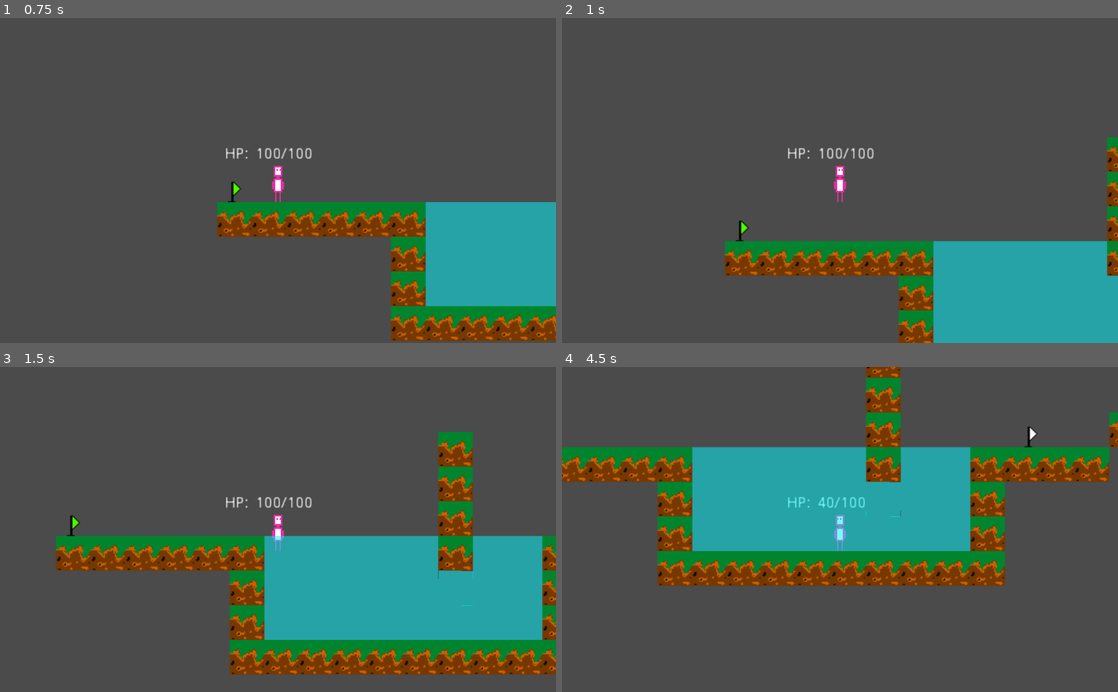
Above: before the commit, frames 1-4 (two rows, left to right).
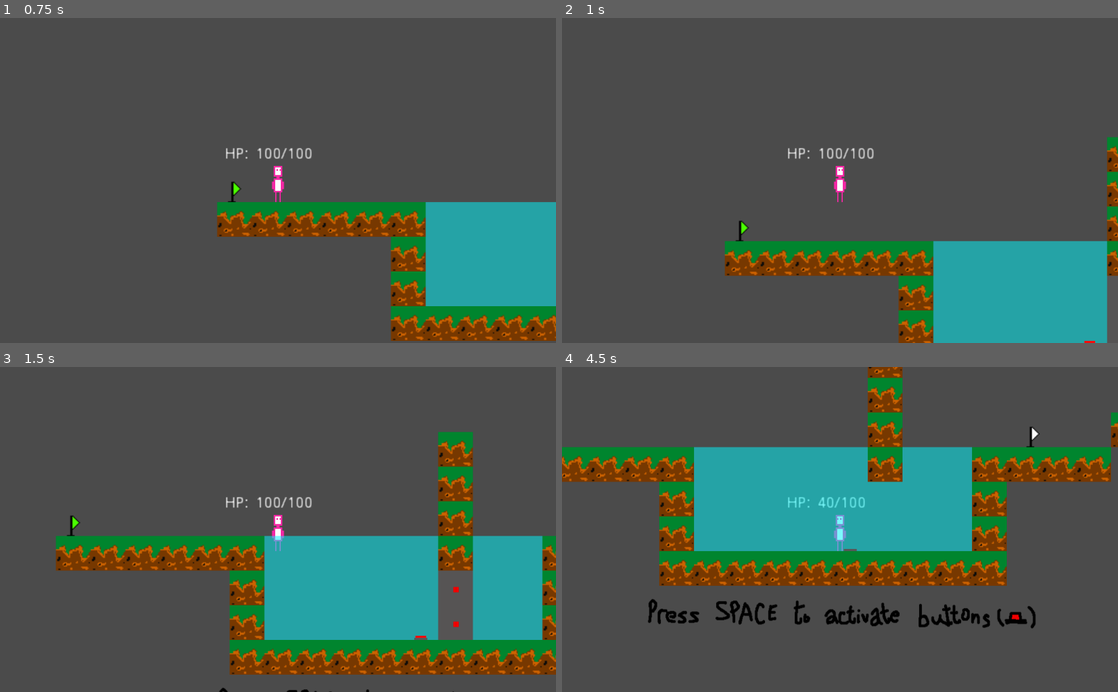
Above: after the commit, the same moments.

Repository: aneeshdurg/KarmicCircle-godot
Game: Godot game, scene res://Scenes/Level3.tscn
The game is run twice, just before and just after one commit, with the same random seed, the same clock (stepped at 60 frames per second) and the same inputs. This scene is started directly instead of the project's main scene.
Inputs:
- Up to frame 1 (0.75 s): tap Enter at 0.5 s; hold Right (move_right) from 0.53 s (still down); hold Space (interact, bound only after the commit) from 0.53 s (still down)
- Up to frame 2 (1 s): keep holding Right (move_right); keep holding Space (interact, bound only after the commit); tap Up (jump) at 0.77, 0.8 s
- Up to frame 3 (1.5 s): keep holding Right (move_right); tap Up (jump) at 1.07, 1.35 s; release Space (interact, bound only after the commit) at 1.28 s
- Up to frame 4 (4.5 s): tap Up (jump) at 1.52, 1.82, 2.3, 3.02, 3.32 s; tap Space (interact, bound only after the commit) at 1.55, 2.85, 4.35 s; release Right (move_right) at 2.03 s; hold Left (move_left) 2.03-2.78 s; hold Space (interact, bound only after the commit) 2.03-2.78 s; hold Right (move_right) 2.78-4.28 s; hold Up (jump) 3.53-4.28 s; hold Left (move_left) from 4.28 s (still down)

Frame 1 is identical in both runs. In frame 2, 0.4% of the frame differs, in the area x 93-100%, y 79-100%; in frame 3, 1.4%; in frame 4, 7.0%, in the area x 0-100%, y 0-81%.

Commit message:
Working buttons

Diff:
--- /dev/null
+++ b/Button.gd
@@ -0,0 +1,21 @@
+extends Area2D
+
+signal ButtonPressed()
+
+func _ready():
+	pass
+
+func press():
+	$active.visible = true
+	$inactive.visible = false
+	print("signaled")
+	emit_signal("ButtonPressed")
+
+func _on_Button_body_entered(body):
+	if body.name == "Player":
+		body.button_enter(self)
+
+
+func _on_Button_body_exited(body):
+	if body.name == "Player":
+		body.button_exit(self)
--- /dev/null
+++ b/Button.tscn
@@ -0,0 +1,25 @@
+[gd_scene load_steps=5 format=2]
+
+[ext_resource path="res://sprite/button/inactive.png" type="Texture" id=1]
+[ext_resource path="res://sprite/button/active.png" type="Texture" id=2]
+[ext_resource path="res://Button.gd" type="Script" id=3]
+
+[sub_resource type="RectangleShape2D" id=1]
+extents = Vector2( 8, 8 )
+
+[node name="Button" type="Area2D"]
+script = ExtResource( 3 )
+
+[node name="CollisionShape2D" type="CollisionShape2D" parent="."]
+shape = SubResource( 1 )
+
+[node name="inactive" type="Sprite" parent="."]
+position = Vector2( 0, -8 )
+texture = ExtResource( 1 )
+
+[node name="active" type="Sprite" parent="."]
+visible = false
+position = Vector2( 0, -8 )
+texture = ExtResource( 2 )
+[connection signal="body_entered" from="." to="." method="_on_Button_body_entered"]
+[connection signal="body_exited" from="." to="." method="_on_Button_body_exited"]
--- /dev/null
+++ b/LockedTile.gd
@@ -0,0 +1,13 @@
+extends StaticBody2D
+
+export var button: NodePath
+
+func buttonpress():
+	print("unlocked!")
+	$collider.set_deferred("disabled", true)
+	$blocked.visible = false
+
+# Called when the node enters the scene tree for the first time.
+func _ready():
+	print("connecting to ", button)
+	get_node(button).connect("ButtonPressed", self, "buttonpress")
--- /dev/null
+++ b/LockedTile.tscn
@@ -0,0 +1,16 @@
+[gd_scene load_steps=4 format=2]
+
+[ext_resource path="res://sprite/button/blocked.png" type="Texture" id=1]
+[ext_resource path="res://LockedTile.gd" type="Script" id=2]
+
+[sub_resource type="RectangleShape2D" id=1]
+extents = Vector2( 16, 16 )
+
+[node name="LockedTile" type="StaticBody2D"]
+script = ExtResource( 2 )
+
+[node name="collider" type="CollisionShape2D" parent="."]
+shape = SubResource( 1 )
+
+[node name="blocked" type="Sprite" parent="."]
+texture = ExtResource( 1 )
--- a/MainScene.tscn
+++ b/MainScene.tscn
@@ -14,6 +14,10 @@
 [ext_resource path="res://sprite/signs/lvl1/goal.png" type="Texture" id=12]
 
 [node name="MainScene" type="Node2D"]
+position = Vector2( -224, 32 )
+__meta__ = {
+"_edit_horizontal_guides_": [  ]
+}
 
 [node name="Player" parent="." instance=ExtResource( 1 )]
 
@@ -24,43 +28,61 @@
 [node name="Tiles" type="Node" parent="."]
 
 [node name="StaticBody2D" parent="Tiles" instance=ExtResource( 2 )]
-position = Vector2( 0, 40 )
+position = Vector2( -224, 72 )
 
 [node name="StaticBody2D2" parent="Tiles" instance=ExtResource( 2 )]
-position = Vector2( 32, 40 )
+position = Vector2( -192, 72 )
 
 [node name="StaticBody2D3" parent="Tiles" instance=ExtResource( 2 )]
-position = Vector2( 64, 40 )
+position = Vector2( -160, 72 )
 
 [node name="StaticBody2D4" parent="Tiles" instance=ExtResource( 2 )]
-position = Vector2( 96, 40 )
+position = Vector2( -128, 72 )
 
 [node name="StaticBody2D5" parent="Tiles" instance=ExtResource( 2 )]
-position = Vector2( 128, 40 )
+position = Vector2( -96, 72 )
 
 [node name="StaticBody2D11" parent="Tiles" instance=ExtResource( 2 )]
-position = Vector2( 160, 40 )
+position = Vector2( -64, 72 )
 
 [node name="StaticBody2D12" parent="Tiles" instance=ExtResource( 2 )]
-position = Vector2( 192, 40 )
+position = Vector2( -32, 72 )
 
 [node name="StaticBody2D13" parent="Tiles" instance=ExtResource( 2 )]
-position = Vector2( 224, 40 )
+position = Vector2( 0, 72 )
+
+[node name="StaticBody2D43" parent="Tiles" instance=ExtResource( 2 )]
+position = Vector2( 32, 72 )
+
+[node name="StaticBody2D44" parent="Tiles" instance=ExtResource( 2 )]
+position = Vector2( 64, 72 )
+
+[node name="StaticBody2D45" parent="Tiles" instance=ExtResource( 2 )]
+position = Vector2( 96, 72 )
+
+[node name="StaticBody2D46" parent="Tiles" instance=ExtResource( 2 )]
+position = Vector2( 32, 72 )
+
+[node name="StaticBody2D47" parent="Tiles" instance=ExtResource( 2 )]
+position = Vector2( 64, 72 )
+
+[node name="StaticBody2D48" parent="Tiles" instance=ExtResource( 2 )]
+position = Vector2( 96, 72 )
 
 [node name="StaticBody2D14" parent="Tiles" instance=ExtResource( 2 )]
-position = Vector2( 256, 40 )
+position = Vector2( 128, 72 )
 
 [node name="StaticBody2D15" parent="Tiles" instance=ExtResource( 2 )]
-position = Vector2( 288, 40 )
+position = Vector2( 160, 72 )
 
 [node name="StaticBody2D16" parent="Tiles" instance=ExtResource( 2 )]
-position = Vector2( 320, 40 )
+position = Vector2( 192, 72 )
 
 [node name="StaticBody2D19" parent="Tiles" instance=ExtResource( 2 )]
-position = Vector2( 480, 24 )
+position = Vector2( 352, 56 )
 
 [node name="StaticBody2D20" parent="Tiles" instance=ExtResource( 2 )]
-position = Vector2( 512, 24 )
+position = Vector2( 384, 56 )
 
 [node name="StaticBody2D21" parent="Tiles" instance=ExtResource( 2 )]
 position = Vector2( 544, 24 )
@@ -68,6 +90,18 @@
 [node name="StaticBody2D22" parent="Tiles" instance=ExtResource( 2 )]
 position = Vector2( 576, 24 )
 
+[node name="StaticBody2D41" parent="Tiles" instance=ExtResource( 2 )]
+position = Vector2( 480, 24 )
+
+[node name="StaticBody2D42" parent="Tiles" instance=ExtResource( 2 )]
+position = Vector2( 512, 24 )
+
+[node name="StaticBody2D50" parent="Tiles" instance=ExtResource( 2 )]
+position = Vector2( 416, 24 )
+
+[node name="StaticBody2D51" parent="Tiles" instance=ExtResource( 2 )]
+position = Vector2( 448, 24 )
+
 [node name="StaticBody2D25" parent="Tiles" instance=ExtResource( 2 )]
 position = Vector2( 720, 24 )
 
@@ -123,31 +157,31 @@
 position = Vector2( 640, 24 )
 
 [node name="StaticBody2D17" parent="Tiles" instance=ExtResource( 2 )]
-position = Vector2( 384, 40 )
+position = Vector2( 256, 72 )
 
 [node name="StaticBody2D18" parent="Tiles" instance=ExtResource( 2 )]
-position = Vector2( 416, 40 )
+position = Vector2( 288, 72 )
 
 [node name="StaticBody2D6" parent="Tiles" instance=ExtResource( 5 )]
-position = Vector2( -40, 32 )
+position = Vector2( -264, 64 )
 
 [node name="StaticBody2D7" parent="Tiles" instance=ExtResource( 5 )]
-position = Vector2( -40, -16 )
+position = Vector2( -264, 16 )
 
 [node name="StaticBody2D8" parent="Tiles" instance=ExtResource( 5 )]
-position = Vector2( -40, -64 )
+position = Vector2( -264, -32 )
 
 [node name="StaticBody2D9" parent="Tiles" instance=ExtResource( 5 )]
-position = Vector2( -40, -112 )
+position = Vector2( -216, -80 )
 
 [node name="StaticBody2D10" parent="Tiles" instance=ExtResource( 5 )]
-position = Vector2( -40, 80 )
+position = Vector2( -264, 112 )
 
 [node name="Area2D6" parent="Tiles" instance=ExtResource( 8 )]
-position = Vector2( 360, 40 )
+position = Vector2( 232, 72 )
 
 [node name="Area2D7" parent="Tiles" instance=ExtResource( 8 )]
-position = Vector2( 440, 40 )
+position = Vector2( 312, 72 )
 
 [node name="Area2D8" parent="Tiles" instance=ExtResource( 8 )]
 position = Vector2( 680, 16 )
@@ -159,17 +193,17 @@
 position = Vector2( 1224, -96 )
 
 [node name="logo" type="Sprite" parent="."]
-position = Vector2( -136, -24 )
+position = Vector2( -200, -128 )
 z_index = -1
 texture = ExtResource( 4 )
 
 [node name="Checkpoints" type="Node" parent="."]
 
 [node name="CP0" parent="Checkpoints" instance=ExtResource( 7 )]
-position = Vector2( 0, 16 )
+position = Vector2( -224, 48 )
 
 [node name="CP1" parent="Checkpoints" instance=ExtResource( 7 )]
-position = Vector2( 480, 0 )
+position = Vector2( 352, 32 )
 
 [node name="CP2" parent="Checkpoints" instance=ExtResource( 7 )]
 position = Vector2( 640, 0 )
@@ -182,30 +216,30 @@
 [node name="Messages" type="Node" parent="."]
 
 [node name="movement" type="Sprite" parent="Messages"]
-position = Vector2( 120, -40 )
+position = Vector2( -104, -8 )
 scale = Vector2( 0.480366, 0.516667 )
 z_index = -1
 texture = ExtResource( 3 )
 
 [node name="jump" type="Sprite" parent="Messages"]
-position = Vector2( 408, -72 )
+position = Vector2( 288, -46 )
 scale = Vector2( 0.50625, 0.37037 )
 z_index = -1
 texture = ExtResource( 6 )
 
 [node name="jump_hint" type="Sprite" parent="Messages"]
-position = Vector2( 416, -64 )
+position = Vector2( 296, -38 )
 scale = Vector2( 0.367188, 0.25 )
 z_index = -1
 texture = ExtResource( 9 )
 
-[node name="checkpoints" type="Sprite" parent="Messages/jump_hint"]
-position = Vector2( 849.701, 96 )
-scale = Vector2( 1.02005, 1.5 )
+[node name="checkpoints" type="Sprite" parent="Messages"]
+position = Vector2( 728, -40 )
+scale = Vector2( 0.37455, 0.375 )
 z_index = -1
 texture = ExtResource( 10 )
 
-[node name="goal" type="Sprite" parent="."]
+[node name="goal" type="Sprite" parent="Messages"]
 position = Vector2( 1112, -56 )
 scale = Vector2( 0.408621, 0.403846 )
 z_index = -1
--- a/Player.gd
+++ b/Player.gd
@@ -64,6 +64,7 @@
 var hp : float = 100
 
 var cause = null
+var curr_button = null
 
 func setSprite(props):
 	for k in Sprites:
@@ -99,6 +100,9 @@
 func _physics_process (delta):
 	if popup_active:
 		return
+
+	if Input.is_action_pressed("interact") and curr_button != null:
+		curr_button.press()
 	# reset horizontal velocity
 	vel.x = 0
 
@@ -198,9 +202,14 @@
 	get_node("UI/Health").text = "100/100"
 	position = CP.position
 
-
 	hp = 100
 	setSprite(curr_props)
 	setCollision(curr_props)
 	popup_active = false
 	yield(Death, "DeathAnimationDone")
+
+func button_enter(button):
+	curr_button = button
+
+func button_exit(button):
+	curr_button = null
--- a/Scenes/Level2.tscn
+++ b/Scenes/Level2.tscn
@@ -1,8 +1,9 @@
-[gd_scene load_steps=8 format=2]
+[gd_scene load_steps=9 format=2]
 
 [ext_resource path="res://Player.tscn" type="PackedScene" id=1]
 [ext_resource path="res://Tile.tscn" type="PackedScene" id=2]
 [ext_resource path="res://sprite/signs/lvl2/swimming.png" type="Texture" id=3]
+[ext_resource path="res://sprite/signs/lvl2/thesoul.png" type="Texture" id=4]
 [ext_resource path="res://InvisibleWall.tscn" type="PackedScene" id=5]
 [ext_resource path="res://Checkpoint.tscn" type="PackedScene" id=7]
 [ext_resource path="res://Water.tscn" type="PackedScene" id=10]
@@ -171,15 +172,14 @@
 [node name="Area2D20" parent="Tiles" instance=ExtResource( 10 )]
 position = Vector2( 352, 104 )
 
-[node name="Area2D21" parent="Tiles" instance=ExtResource( 10 )]
-position = Vector2( 352, 72 )
-rotation = 0.00952875
-
 [node name="Area2D22" parent="Tiles" instance=ExtResource( 10 )]
 position = Vector2( 384, 40 )
 
 [node name="Area2D23" parent="Tiles" instance=ExtResource( 10 )]
 position = Vector2( 384, 72 )
+
+[node name="Area2D25" parent="Tiles" instance=ExtResource( 10 )]
+position = Vector2( 352, 72 )
 
 [node name="Area2D24" parent="Tiles" instance=ExtResource( 10 )]
 position = Vector2( 384, 104 )
@@ -213,6 +213,7 @@
 [node name="Goal" parent="Checkpoints" instance=ExtResource( 11 )]
 position = Vector2( 608, -16 )
 z_index = -1
+file_path = "res://Scenes/Level3.tscn"
 
 [node name="Messages" type="Node" parent="."]
 
@@ -221,3 +222,8 @@
 scale = Vector2( 0.532051, 0.65 )
 z_index = -1
 texture = ExtResource( 3 )
+
+[node name="thesoul" type="Sprite" parent="."]
+position = Vector2( 64, -80 )
+scale = Vector2( 0.5, 0.5 )
+texture = ExtResource( 4 )
--- a/Scenes/Level3.tscn
+++ b/Scenes/Level3.tscn
@@ -1,13 +1,16 @@
-[gd_scene load_steps=7 format=2]
+[gd_scene load_steps=10 format=2]
 
 [ext_resource path="res://Player.tscn" type="PackedScene" id=1]
 [ext_resource path="res://Tile.tscn" type="PackedScene" id=2]
+[ext_resource path="res://LockedTile.tscn" type="PackedScene" id=3]
+[ext_resource path="res://Button.tscn" type="PackedScene" id=4]
 [ext_resource path="res://InvisibleWall.tscn" type="PackedScene" id=5]
+[ext_resource path="res://sprite/signs/lvl3/buttons.png" type="Texture" id=6]
 [ext_resource path="res://Checkpoint.tscn" type="PackedScene" id=7]
 [ext_resource path="res://Water.tscn" type="PackedScene" id=10]
 [ext_resource path="res://Goal.tscn" type="PackedScene" id=11]
 
-[node name="Level2" type="Node2D"]
+[node name="Level3" type="Node2D"]
 
 [node name="Player" parent="." instance=ExtResource( 1 )]
 
@@ -170,15 +173,11 @@
 [node name="Area2D20" parent="Tiles" instance=ExtResource( 10 )]
 position = Vector2( 352, 104 )
 
-[node name="Area2D21" parent="Tiles" instance=ExtResource( 10 )]
-position = Vector2( 352, 72 )
-rotation = 0.00952875
-
 [node name="Area2D22" parent="Tiles" instance=ExtResource( 10 )]
 position = Vector2( 384, 40 )
 
 [node name="Area2D23" parent="Tiles" instance=ExtResource( 10 )]
-position = Vector2( 384, 72 )
+position = Vector2( 352, 72 )
 
 [node name="Area2D24" parent="Tiles" instance=ExtResource( 10 )]
 position = Vector2( 384, 104 )
@@ -186,8 +185,11 @@
 [node name="Area2D26" parent="Tiles" instance=ExtResource( 10 )]
 position = Vector2( 416, 40 )
 
+[node name="Area2D29" parent="Tiles" instance=ExtResource( 10 )]
+position = Vector2( 416, 72 )
+
 [node name="Area2D27" parent="Tiles" instance=ExtResource( 10 )]
-position = Vector2( 416, 72 )
+position = Vector2( 384, 72 )
 
 [node name="Area2D28" parent="Tiles" instance=ExtResource( 10 )]
 position = Vector2( 416, 104 )
@@ -214,3 +216,22 @@
 z_index = -1
 
 [node name="Messages" type="Node" parent="."]
+
+[node name="Button" parent="." instance=ExtResource( 4 )]
+position = Vector2( 320, 112 )
+z_index = 1
+
+[node name="LockedTile" parent="." instance=ExtResource( 3 )]
+position = Vector2( 352, 72 )
+z_index = 1
+button = NodePath("../../Level3/Button")
+
+[node name="LockedTile2" parent="." instance=ExtResource( 3 )]
+position = Vector2( 352, 104 )
+z_index = 1
+button = NodePath("../../Level3/Button")
+
+[node name="buttons" type="Sprite" parent="."]
+position = Vector2( 312, 176 )
+scale = Vector2( 0.48946, 0.5 )
+texture = ExtResource( 6 )
--- a/project.godot
+++ b/project.godot
@@ -41,6 +41,11 @@
 "events": [ Object(InputEventKey,"resource_local_to_scene":false,"resource_name":"","device":0,"alt":false,"shift":false,"control":false,"meta":false,"command":false,"pressed":false,"scancode":16777232,"unicode":0,"echo":false,"script":null)
  ]
 }
+interact={
+"deadzone": 0.5,
+"events": [ Object(InputEventKey,"resource_local_to_scene":false,"resource_name":"","device":0,"alt":false,"shift":false,"control":false,"meta":false,"command":false,"pressed":false,"scancode":32,"unicode":0,"echo":false,"script":null)
+ ]
+}
 
 [rendering]
 
Binary file added: sprite/button/active.png
Not shown, added: sprite/button/active.png.import
Binary file added: sprite/button/blocked.png
Not shown, added: sprite/button/blocked.png.import
Binary file added: sprite/button/inactive.png
Not shown, added: sprite/button/inactive.png.import
Binary file added: sprite/signs/lvl3/buttons.png
Not shown, added: sprite/signs/lvl3/buttons.png.import
Not shown, changed: .gitignore
Not shown, removed: sprite/checkpoint/disabled.png~
Not shown, removed: sprite/fish/default.png~
Not shown, removed: sprite/human/default.png~
